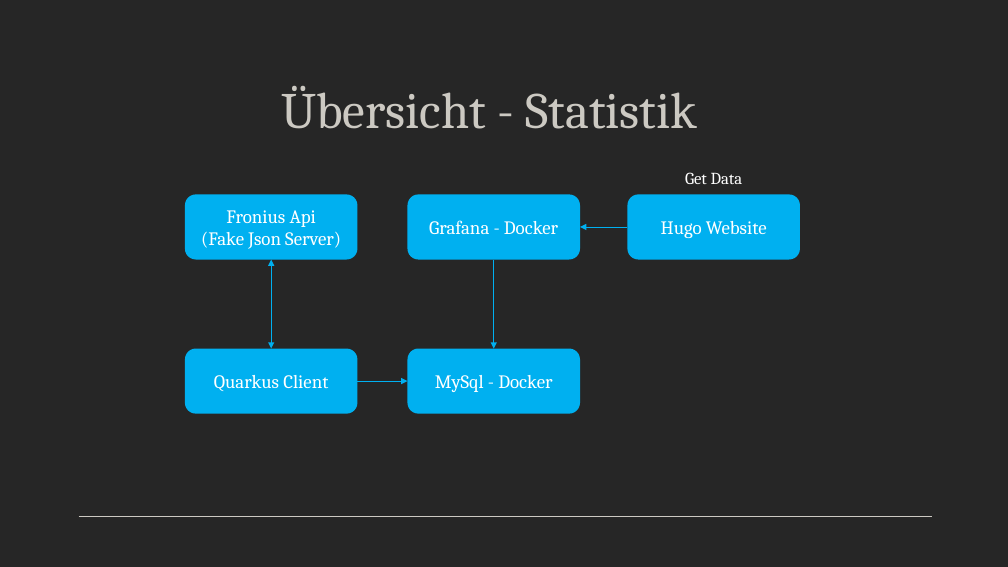
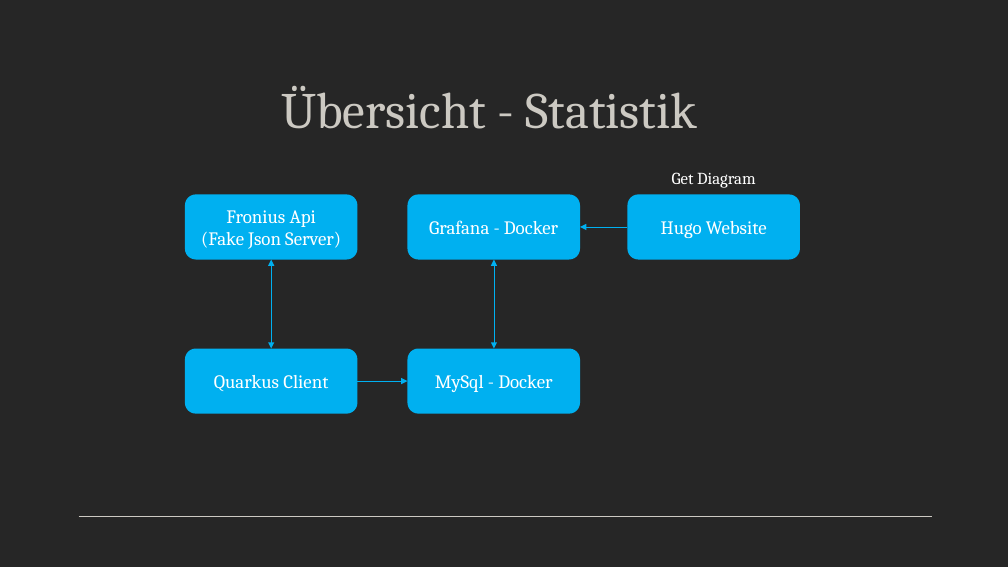
Before and after one commit to Team-Pv-Visualizer/PV-Visualizer, a slide deck: slide 9 of Documents/PVV-Visualizer.pptx (slide 7 before the commit). Drawn at 1008x567 pixels with LibreOffice and Linux fonts; fonts in the diff are those of the drawing. Boxes give left, top, right and bottom in pixels: in the first picture for what was removed or moved away, otherwise in the second. Text is boxed around its words. In the diff, an @@ line names an element or a change of style, - is before the commit and + after.

```diff
--- a/Documents/PVV-Visualizer.pptx
+++ b/Documents/PVV-Visualizer.pptx
@@ text at [672, 172, 755, 188]: text changed @@
-Get Data
+Get Diagram
@@ arrow moved from (494, 259) - (494, 349) to (494, 349) - (494, 259) @@
@@ arrow (494, 349) - (494, 259): arrow to double arrow @@
```
Also in this commit, not shown: 7 other slides changed, 2 slides added, 21 other files.
